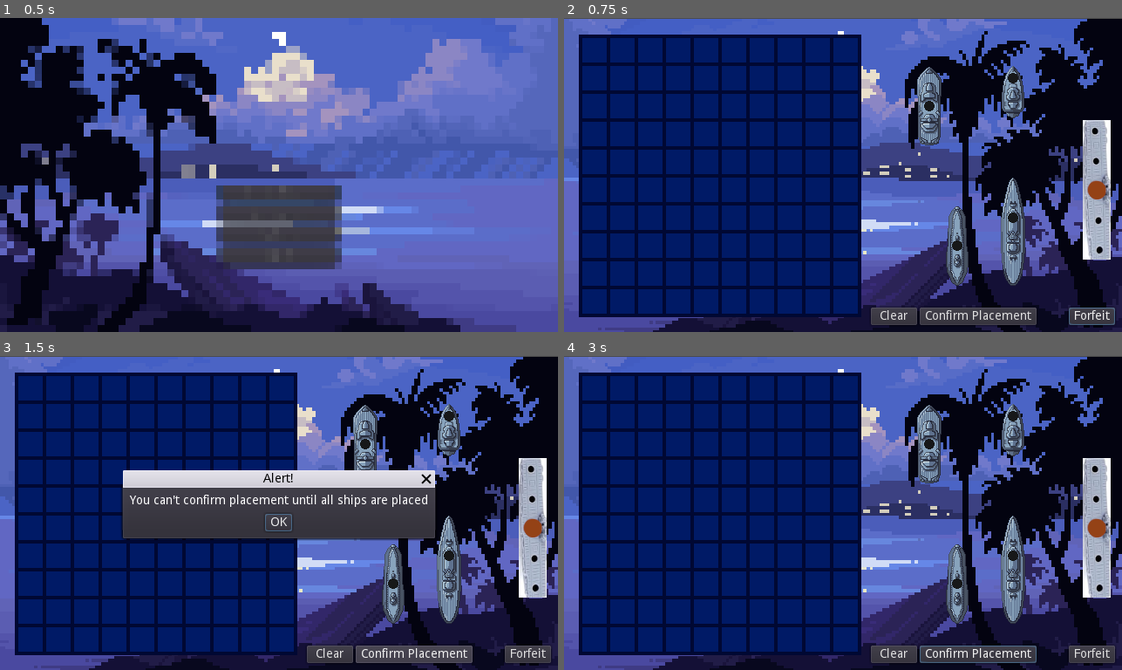
Above: before the commit, frames 1-4 (two rows, left to right).
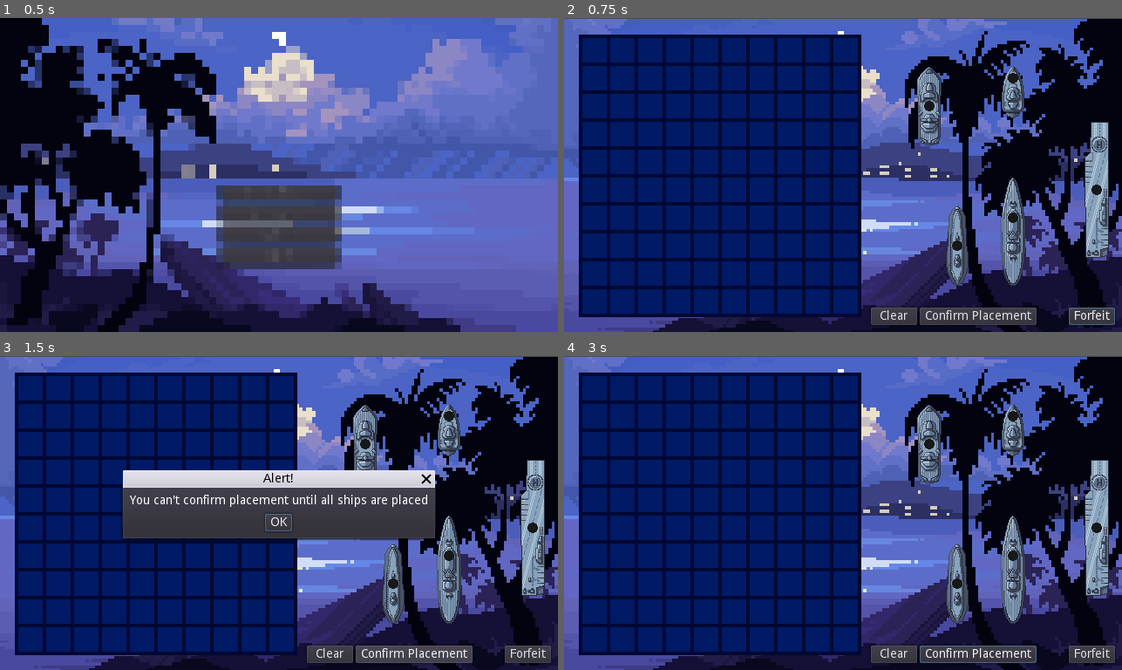
Above: after the commit, the same moments.

Repository: JohnBreaux/Boat-Battle
Game: Godot game, scene res://scenes/Main.tscn
The game is run twice, just before and just after one commit, with the same random seed, the same clock (stepped at 60 frames per second) and the same inputs.
Inputs:
- Up to frame 1 (0.5 s): no input
- Up to frame 2 (0.75 s): click "Single Player" at 0.5 s
- Up to frame 3 (1.5 s): click "Confirm Placement" at 1.25 s
- Up to frame 4 (3 s): click "Confirm Placement" at 2 s; click "OK" at 2.75 s

Frame 1 is identical in both runs. In frame 2, 2.0% of the frame differs, in the area x 92-98%, y 32-77%; in frame 3, 2.0%; in frame 4, 2.0%.

Commit message:
Created Sprite for Ship5

Diff:
--- a/godot_ship/scenes/ships/5Ship.tscn
+++ b/godot_ship/scenes/ships/5Ship.tscn
@@ -1,7 +1,7 @@
 [gd_scene load_steps=4 format=2]
 
 [ext_resource path="res://script/game/moveShip.gd" type="Script" id=1]
-[ext_resource path="res://assets/game/5longShipS.png" type="Texture" id=2]
+[ext_resource path="res://assets/game/5Ship.png" type="Texture" id=2]
 
 [sub_resource type="RectangleShape2D" id=1]
 extents = Vector2( 16, 80 )
@@ -11,7 +11,7 @@
 custom_integrator = true
 script = ExtResource( 1 )
 
-[node name="5longShipS" type="Sprite" parent="."]
+[node name="5Ship_Sprite" type="Sprite" parent="."]
 texture = ExtResource( 2 )
 
 [node name="CollisionShape2D" type="CollisionShape2D" parent="."]
Binary file added: godot_ship/assets/game/5Ship.png
Not shown, added: godot_ship/assets/game/5Ship.png.import
